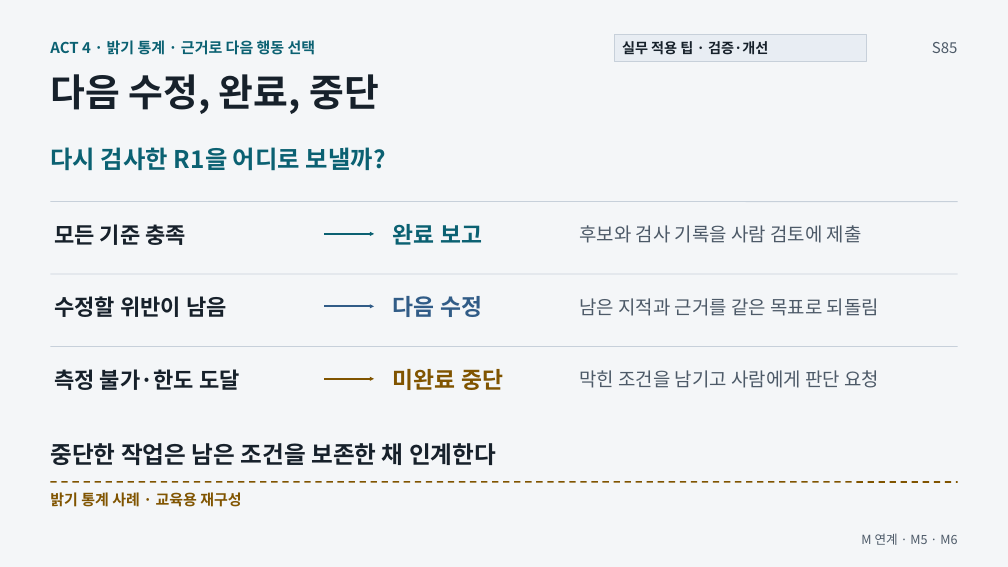
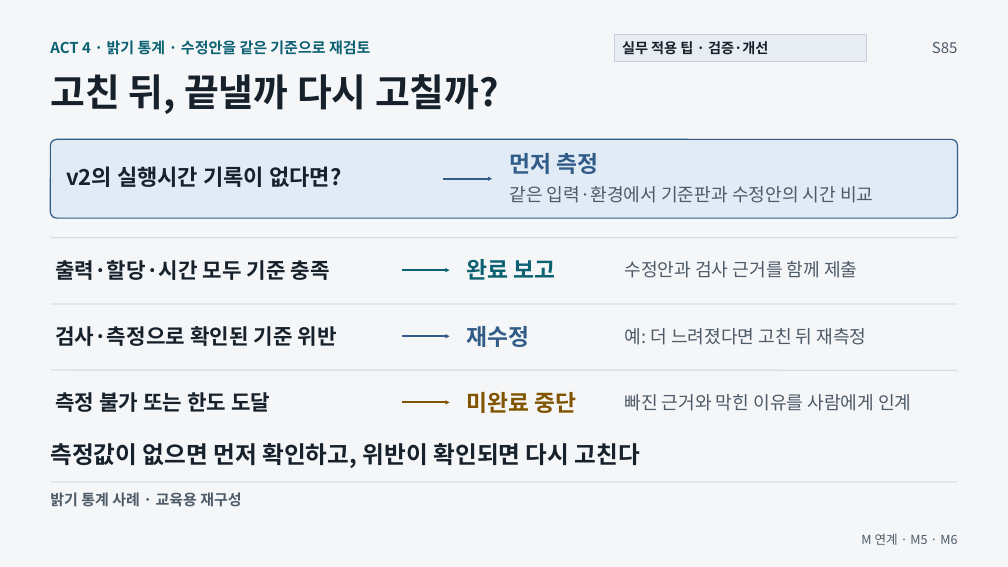
Before and after one commit to GideokKim/ai-dev-training, a slide deck: slide 8 of production/ACT_4.pptx. Drawn at 1008x567 pixels with LibreOffice and Linux fonts; fonts in the diff are those of the drawing. Boxes give left, top, right and bottom in pixels: in the first picture for what was removed or moved away, otherwise in the second. Text is boxed around its words. In the diff, an @@ line names an element or a change of style, - is before the commit and + after.

```diff
--- a/production/ACT_4.pptx
+++ b/production/ACT_4.pptx
@@ text at [50,40,370,55]: text changed @@
-ACT 4 · 밝기 통계 · 근거로 다음 행동 선택
+ACT 4 · 밝기 통계 · 수정안을 같은 기준으로 재검토
@@ text at [50,74,499,114]: text changed @@
-다음 수정, 완료, 중단
+고친 뒤, 끝낼까 다시 고칠까?
@@ text in rounded rectangle at [50,147,386,171]: text removed @@
-다시 검사한 R1을 어디로 보낼까?
@@ rounded rectangle: place and size @@
-rounded rectangle at [50,147,386,171]
+rounded rectangle at [51,139,958,218]
@@ rounded rectangle at [51,139,958,218]: fill none to #E1EBF6; outline none to #315C87 1.13 pt @@
@@ text added at [66,166,341,187], 21 pt, text #17212B, bold @@
+v2의 실행시간 기록이 없다면?
@@ arrow added from (443, 178) to (492, 178), #315C87 1.88 pt @@
@@ text added at [509,153,599,174], 21.8 pt, text #315C87, bold @@
+먼저 측정
@@ text added at [509,186,873,203], 17.2 pt, text #4D5A68 @@
+같은 입력·환경에서 기준판과 수정안의 시간 비교
@@ line moved from (51, 202) - (958, 202) to (51, 238) - (958, 238) @@
@@ text removed at [580,225,862,243] @@
-후보와 검사 기록을 사람 검토에 제출
@@ text at [55,260,330,280]: text changed; size 21 to 20.2 pt @@
-모든 기준 충족
+출력·할당·시간 모두 기준 충족
@@ text "완료 보고": place and size @@
-text "완료 보고" at [393,224,482,245]
+text "완료 보고" at [466,259,555,280]
@@ text added at [624,261,857,278], 17.2 pt, text #4D5A68 @@
+수정안과 검사 근거를 함께 제출
@@ text removed at [54,296,227,317] @@
-수정할 위반이 남음
@@ arrow moved from (324, 234) - (374, 234) to (402, 270) - (450, 270) @@
@@ text removed at [580,298,879,316] @@
-남은 지적과 근거를 같은 목표로 되돌림
@@ line moved from (51, 274) - (958, 274) to (51, 304) - (958, 304) @@
@@ text added at [55,326,336,346], 20.2 pt, text #17212B, bold @@
+검사·측정으로 확인된 기준 위반
@@ text at [466,326,529,347]: text changed @@
-다음 수정
+재수정
@@ text added at [624,328,867,345], 17.2 pt, text #4D5A68 @@
+예: 더 느려졌다면 고친 뒤 재측정
@@ arrow moved from (324, 306) - (374, 306) to (402, 337) - (450, 337) @@
@@ line moved from (51, 346) - (958, 346) to (51, 371) - (958, 371) @@
@@ text "미완료 중단": place and size @@
-text "미완료 중단" at [393,369,503,390]
+text "미완료 중단" at [466,392,576,413]
@@ text at [55,392,270,412]: text changed; size 21 to 20.2 pt @@
-측정 불가·한도 도달
+측정 불가 또는 한도 도달
@@ arrow moved from (324, 379) - (374, 379) to (402, 402) - (450, 402) @@
@@ text at [624,394,911,411]: text changed; size 18 to 17.2 pt @@
-막힌 조건을 남기고 사람에게 판단 요청
+빠진 근거와 막힌 이유를 사람에게 인계
@@ text at [50,443,640,468]: text changed @@
-중단한 작업은 남은 조건을 보존한 채 인계한다
+측정값이 없으면 먼저 확인하고, 위반이 확인되면 다시 고친다
@@ text "밝기 통계 사례 · 교육용 ..." at [50,492,241,507]: text colour #805400 to #4D5A68 @@
@@ line (51, 482) - (958, 482): stroke #805400 1.5 pt dashed to #C7D0DA 0.75 pt @@
```
Also in this commit, not shown: 2 other slides changed, 39 other files.
